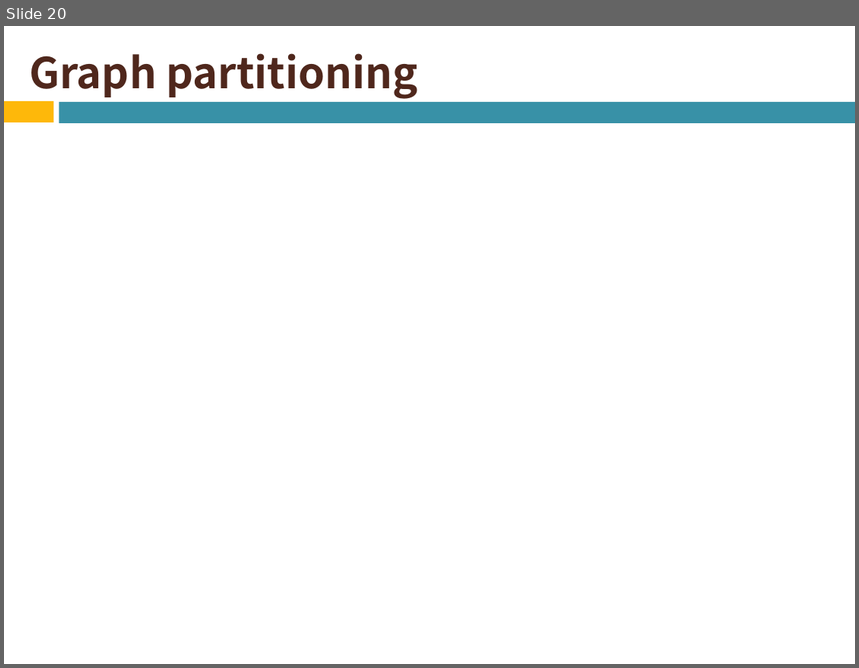
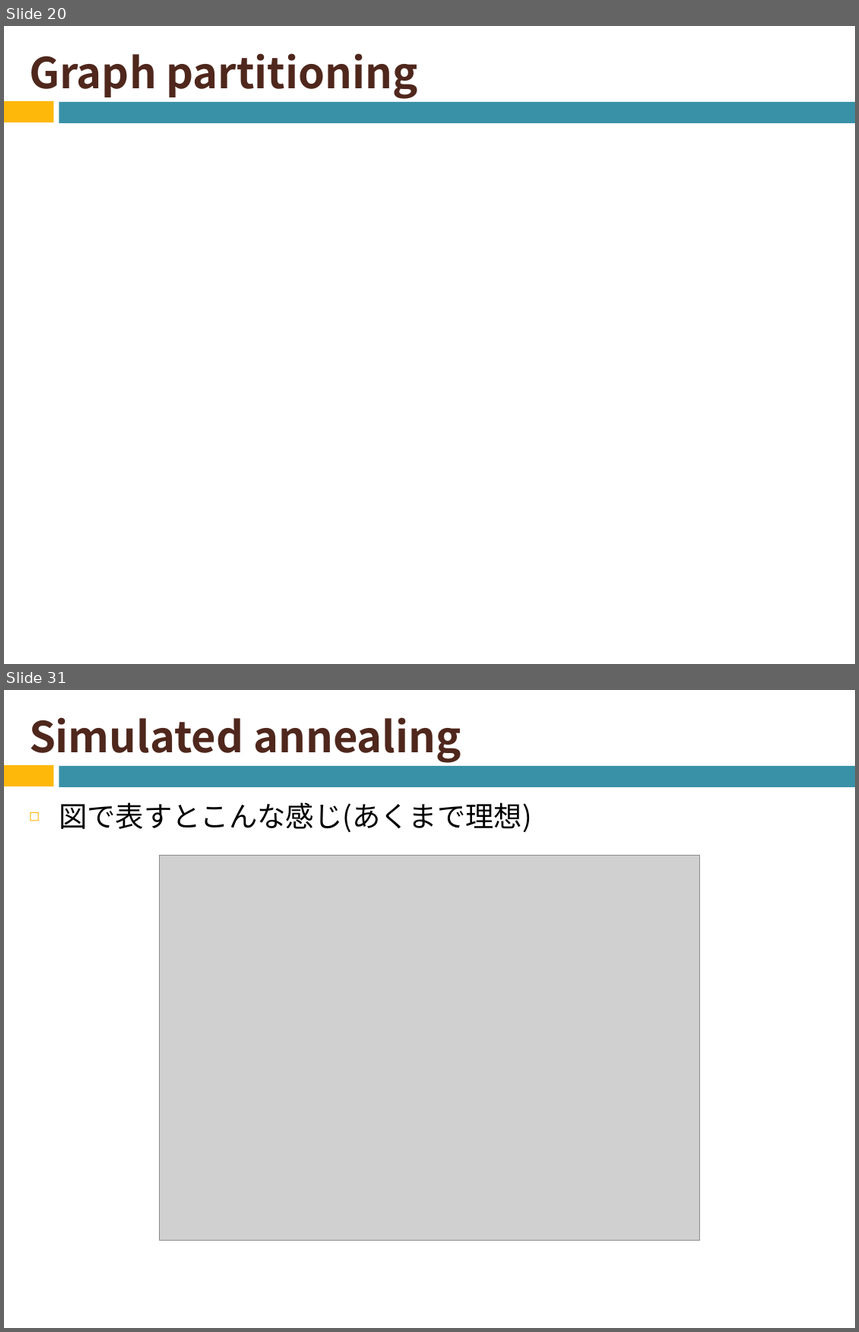
Before and after one commit to naruse-takamasa/seminar, a slide deck: slide/CopingWithNPCompleteness2.potx. Shown one above the other, each under a label of ours: slide 20 before the commit, slides 20 and 31 after it; the slides between them are not shown. The pictures are 859x668 and 859x1332 pixels, drawn with LibreOffice and Linux fonts; fonts in the diff are those of the drawing; grey boxes stand for pictures. Boxes give left, top, right and bottom in pixels: in the first picture for what was removed or moved away, otherwise in the second. Text is boxed around its words. In the diff, an @@ line names an element or a change of style, - is before the commit and + after.

```diff
--- a/slide/CopingWithNPCompleteness2.potx
+++ b/slide/CopingWithNPCompleteness2.potx
@@ slide 31 added at (4, 690, 855, 1328), background #FFFFFF; not listed: 2 template elements that a slide beside it also shows @@
@@ title added at (29, 717, 462, 763), 36 pt, text #4F271C, bold @@
+Simulated annealing
@@ text added at (59, 802, 532, 832), 24 pt, text #000000 @@
+◻ 図で表すとこんな感じ(あくまで理想)
@@ picture added at (160, 855, 699, 1241) @@
```
Also in this commit, not shown: 12 other slides added.
